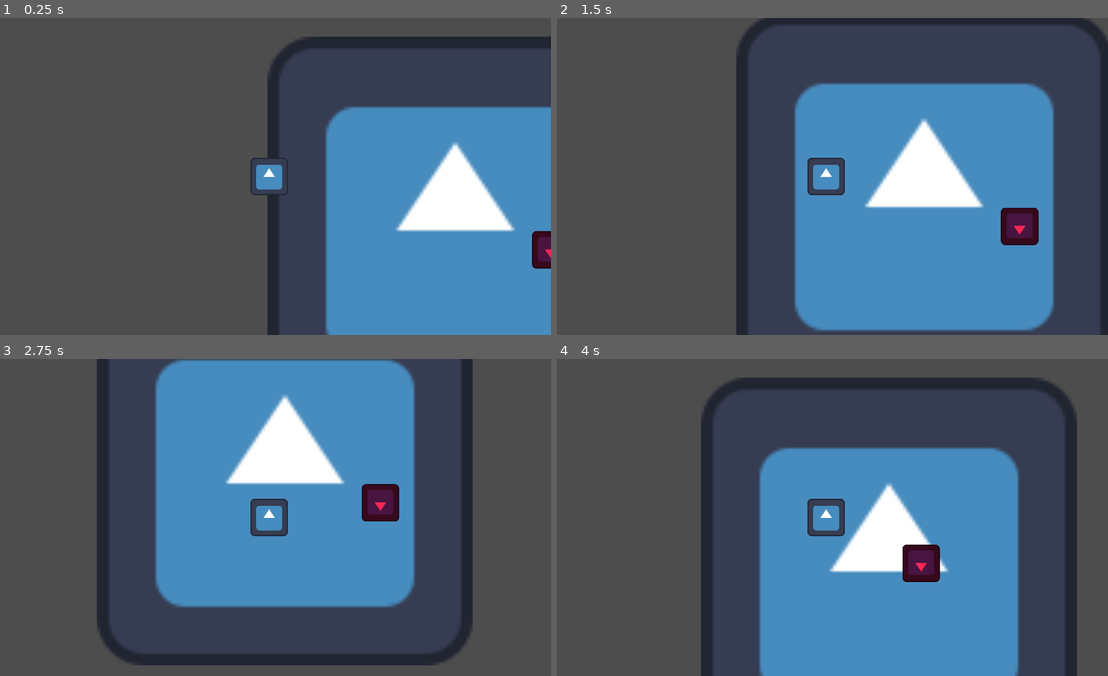
Above: before the commit, frames 1-4 (two rows, left to right).
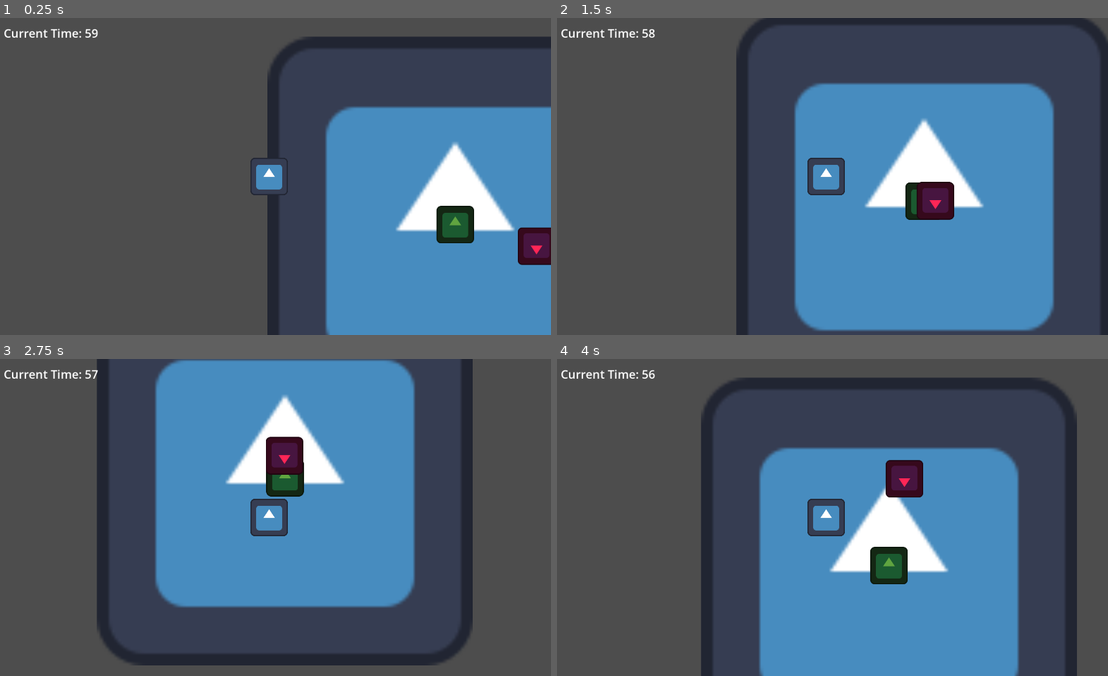
Above: after the commit, the same moments.

Repository: idrian2004/SaskGameJam
Game: Godot game, scene res://Levels/test_level.tscn
Same seed, same stepped clock (60 frames per second), same inputs: the game is played once before the commit and once after it. The engine's default icon, where the game draws it, is replaced by a stand-in: a white triangle on a blue panel in a dark square.
Inputs:
- Up to frame 1 (0.25 s): no input
- Up to frame 2 (1.5 s): hold D (move_right) 0.53-1.28 s; hold S (move_down) from 1.28 s (still down)
- Up to frame 3 (2.75 s): release S (move_down) at 2.03 s; hold D (move_right) from 2.03 s (still down)
- Up to frame 4 (4 s): release D (move_right) at 2.78 s; hold W (move_up) 2.78-3.53 s; hold A (move_left) from 3.53 s (still down)

The runs differ from the first frame. In frame 1, 1.6% of the frame differs, in the area x 0-100%, y 3-80%; in frame 2, 2.1%; in frame 3, 2.3%; in frame 4, 2.5%, in the area x 0-70%, y 3-72%.

Commit message:
Added better AI, timer, and green guy

Diff:
--- a/Sask Game Jam/Entities/enemy/enemy components/detection_area.tscn
+++ b/Sask Game Jam/Entities/enemy/enemy components/detection_area.tscn
@@ -1,7 +1,7 @@
 [gd_scene load_steps=2 format=3 uid="uid://6psdmc8ke1bi"]
 
 [sub_resource type="CircleShape2D" id="CircleShape2D_gs7fv"]
-radius = 306.002
+radius = 2641.73
 
 [node name="Detection Area" type="Area2D"]
 
--- a/Sask Game Jam/Entities/enemy/enemy components/enemy_move.gd
+++ b/Sask Game Jam/Entities/enemy/enemy components/enemy_move.gd
@@ -1,25 +1,25 @@
 extends CharacterBody2D
 
 @export var speed = 200
-@export var effetive_range = 200
+@export var backoff_range = 250 #the distance which the enemy begins to backoff.
+@export var attack_range = 20 #the distance which the enemy stays still and attacks. Added onto backoff_range
 
-var player: Node2D
+@onready var global = get_node("/root/Global")
+
+var player: Node2D = self
 var p_chase = false
 var p_patrol = false
 
+
 #the player's Collision layer is on 1 and Enemies exist layer 2.
 
-func _on_detection_area_body_entered(body):
-	if body.is_in_group("player"):
-		player = body
+func _physics_process(delta):
+	velocity = position.direction_to(global.player.position) * speed
 
-func _on_detection_area_body_exited(body):
-	if body.is_in_group("player"):
-		player = null
-
-
-func _physics_process(delta):
-	if player != null and position.distance_to(player.position) >= effetive_range:
-		velocity = position.direction_to(player.position) * speed
-
+	if position.distance_to(global.player.position) > backoff_range + attack_range:
 		move_and_slide()
+	elif position.distance_to(global.player.position) < backoff_range:
+		velocity = -velocity
+		move_and_slide()
+	else:
+		pass
--- a/Sask Game Jam/Entities/enemy/enemy_base.tscn
+++ b/Sask Game Jam/Entities/enemy/enemy_base.tscn
@@ -1,13 +1,12 @@
-[gd_scene load_steps=5 format=3 uid="uid://8d05ffo6vcr7"]
+[gd_scene load_steps=4 format=3 uid="uid://8d05ffo6vcr7"]
 
 [ext_resource type="Texture2D" uid="uid://uc1up7h8m3g1" path="res://icon.svg" id="1_ha7ry"]
 [ext_resource type="Script" path="res://Entities/enemy/enemy components/enemy_move.gd" id="1_hevyo"]
-[ext_resource type="PackedScene" uid="uid://6psdmc8ke1bi" path="res://Entities/enemy/enemy components/detection_area.tscn" id="3_hinkx"]
 
 [sub_resource type="RectangleShape2D" id="RectangleShape2D_8l6q1"]
 size = Vector2(126, 120)
 
-[node name="Enemy_base" type="CharacterBody2D"]
+[node name="Enemy_base" type="CharacterBody2D" groups=["enemy"]]
 collision_layer = 2
 script = ExtResource("1_hevyo")
 
@@ -18,9 +17,3 @@
 
 [node name="CollisionShape2D" type="CollisionShape2D" parent="."]
 shape = SubResource("RectangleShape2D_8l6q1")
-
-[node name="Detection Area" parent="." groups=["enemy"] instance=ExtResource("3_hinkx")]
-collision_layer = 2
-
-[connection signal="body_entered" from="Detection Area" to="." method="_on_detection_area_body_entered"]
-[connection signal="body_exited" from="Detection Area" to="." method="_on_detection_area_body_exited"]
--- /dev/null
+++ b/Sask Game Jam/Entities/player/Score Manager.gd
@@ -0,0 +1,7 @@
+extends Node
+
+@onready var text_box = $RichTextLabel
+@onready var global = get_node("/root/Global")
+
+func _physics_process(delta):
+	text_box.text = "Current Time: " + str(global.score)
--- a/Sask Game Jam/Entities/player/player components/player_move.gd
+++ b/Sask Game Jam/Entities/player/player components/player_move.gd
@@ -1,6 +1,11 @@
 extends CharacterBody2D
 
+@onready var global = get_node("/root/Global")
 @export var speed = 400
+
+func _ready():
+	global.player = self
+
 
 func get_input():
 	var input_direction = Input.get_vector("move_left", "move_right", "move_up", "move_down")
--- a/Sask Game Jam/Entities/player/player.tscn
+++ b/Sask Game Jam/Entities/player/player.tscn
@@ -1,11 +1,12 @@
-[gd_scene load_steps=6 format=3 uid="uid://dupqmjd8nnn8c"]
+[gd_scene load_steps=7 format=3 uid="uid://dupqmjd8nnn8c"]
 
 [ext_resource type="Script" path="res://Entities/player/player components/player_move.gd" id="1_wdfkr"]
 [ext_resource type="Texture2D" uid="uid://uc1up7h8m3g1" path="res://icon.svg" id="2_t4ska"]
 [ext_resource type="PackedScene" uid="uid://ccm324tn84bu" path="res://Entities/shared components/attack_hitbox.tscn" id="3_5icqw"]
+[ext_resource type="Script" path="res://Entities/player/Score Manager.gd" id="4_wslj7"]
 
 [sub_resource type="RectangleShape2D" id="RectangleShape2D_yihr8"]
-size = Vector2(134, 132)
+size = Vector2(122, 120)
 
 [sub_resource type="RectangleShape2D" id="RectangleShape2D_hj5s5"]
 size = Vector2(261, 20)
@@ -26,5 +27,23 @@
 [node name="CollisionShape2D" type="CollisionShape2D" parent="Attack_Hitbox"]
 position = Vector2(249.5, -25)
 shape = SubResource("RectangleShape2D_hj5s5")
+disabled = true
 
 [node name="Attack_manager" type="Node2D" parent="."]
+
+[node name="UI" type="CanvasLayer" parent="."]
+
+[node name="Score Manager" type="Node" parent="UI"]
+script = ExtResource("4_wslj7")
+
+[node name="RichTextLabel" type="RichTextLabel" parent="UI/Score Manager"]
+offset_left = 56.0
+offset_top = 24.0
+offset_right = 214.0
+offset_bottom = 112.0
+theme_override_font_sizes/normal_font_size = 40
+text = "0
+"
+fit_content = true
+scroll_active = false
+autowrap_mode = 0
--- /dev/null
+++ b/Sask Game Jam/Global.gd
@@ -0,0 +1,20 @@
+extends Node
+
+var timer = Timer.new()
+var player:Node2D
+var score: int = 100
+var banked_score
+
+func _ready():
+	add_child(timer)
+	timer.wait_time = 60
+	timer.start()
+
+	timer.timeout.connect(_on_timer_timeout)
+
+func _on_timer_timeout():
+	pass
+
+
+func _physics_process(delta):
+	score = int(timer.time_left)
--- /dev/null
+++ b/Sask Game Jam/Levels/Level_Parts/score_zone.gd
@@ -0,0 +1,5 @@
+extends Node2D
+
+
+func _on_area_2d_body_entered(body):
+	pass # Replace with function body.
--- /dev/null
+++ b/Sask Game Jam/Levels/Level_Parts/score_zone.tscn
@@ -0,0 +1,23 @@
+[gd_scene load_steps=4 format=3 uid="uid://bqoc152wbgegu"]
+
+[ext_resource type="Script" path="res://Levels/Level_Parts/score_zone.gd" id="1_ij3w6"]
+[ext_resource type="Texture2D" uid="uid://uc1up7h8m3g1" path="res://icon.svg" id="1_jfkcj"]
+
+[sub_resource type="CircleShape2D" id="CircleShape2D_ojqlc"]
+radius = 175.923
+
+[node name="Score Zone" type="Node2D"]
+script = ExtResource("1_ij3w6")
+
+[node name="Sprite2D" type="Sprite2D" parent="."]
+modulate = Color(0.376471, 0.643137, 0.25098, 1)
+texture = ExtResource("1_jfkcj")
+
+[node name="Area2D" type="Area2D" parent="."]
+collision_layer = 0
+
+[node name="CollisionShape2D" type="CollisionShape2D" parent="Area2D"]
+visible = false
+shape = SubResource("CircleShape2D_ojqlc")
+
+[connection signal="body_entered" from="Area2D" to="." method="_on_area_2d_body_entered"]
--- a/Sask Game Jam/Levels/test_level.tscn
+++ b/Sask Game Jam/Levels/test_level.tscn
@@ -1,8 +1,9 @@
-[gd_scene load_steps=5 format=3 uid="uid://cbecxuoi51enm"]
+[gd_scene load_steps=6 format=3 uid="uid://cbecxuoi51enm"]
 
 [ext_resource type="Texture2D" uid="uid://uc1up7h8m3g1" path="res://icon.svg" id="1_8aorp"]
 [ext_resource type="PackedScene" uid="uid://dupqmjd8nnn8c" path="res://Entities/player/player.tscn" id="2_64i2y"]
 [ext_resource type="PackedScene" uid="uid://8d05ffo6vcr7" path="res://Entities/enemy/enemy_base.tscn" id="3_80qhr"]
+[ext_resource type="PackedScene" uid="uid://bqoc152wbgegu" path="res://Levels/Level_Parts/score_zone.tscn" id="4_4xpuy"]
 
 [sub_resource type="RectangleShape2D" id="RectangleShape2D_itulv"]
 size = Vector2(116.364, 126.4)
@@ -27,6 +28,8 @@
 scale = Vector2(1.20313, 10)
 shape = SubResource("RectangleShape2D_itulv")
 
+[node name="Score Zone" parent="." instance=ExtResource("4_4xpuy")]
+
 [node name="Enemy_base" parent="." instance=ExtResource("3_80qhr")]
 position = Vector2(325, 86)
 
--- a/Sask Game Jam/project.godot
+++ b/Sask Game Jam/project.godot
@@ -14,6 +14,10 @@
 run/main_scene="res://Levels/test_level.tscn"
 config/features=PackedStringArray("4.1", "Forward Plus")
 config/icon="res://icon.svg"
+
+[autoload]
+
+Global="*res://Global.gd"
 
 [display]
 
